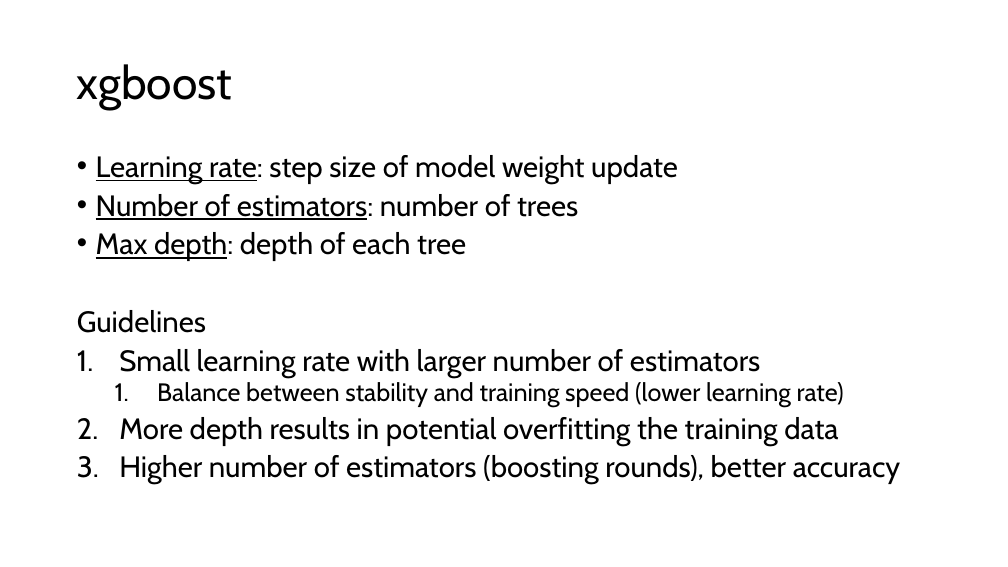
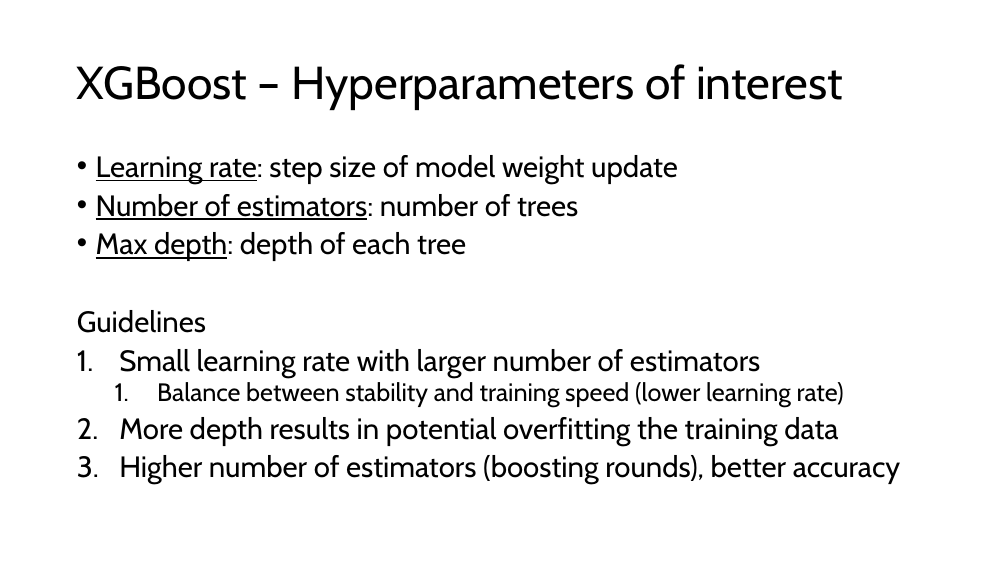
Before and after one commit to amitsaha/optuna-demo, a slide deck: slide 5 of Hyperparameter optimization using Optuna.pptx (slide 7 before the commit). Drawn at 1008x567 pixels with LibreOffice and Linux fonts; fonts in the diff are those of the drawing. Boxes give left, top, right and bottom in pixels: in the first picture for what was removed or moved away, otherwise in the second. Text is boxed around its words. In the diff, an @@ line names an element or a change of style, - is before the commit and + after.

```diff
--- a/Hyperparameter optimization using Optuna.pptx
+++ b/Hyperparameter optimization using Optuna.pptx
@@ title at (77, 64, 843, 110): text changed @@
-xgboost
+XGBoost – Hyperparameters of interest
```
Also in this commit, not shown: 5 other slides changed, 2 slides removed.
